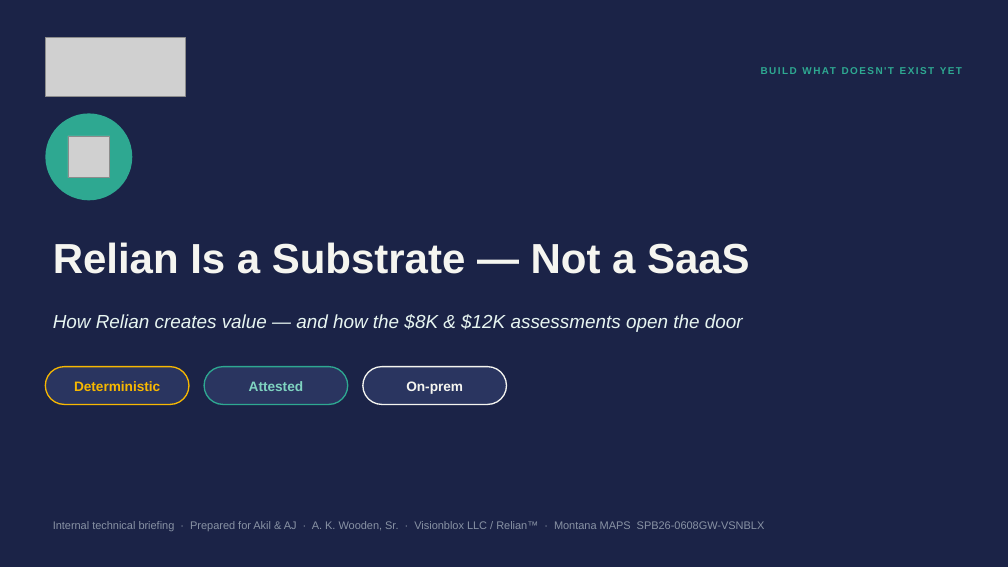
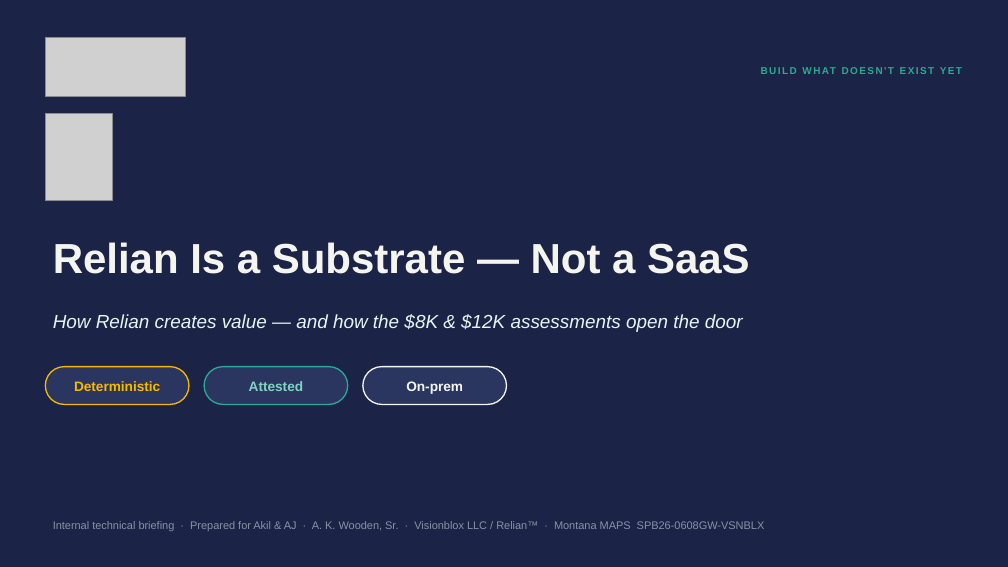
Before and after one commit to khaaliswooden-max/vblx, a slide deck: slide 1 of branded_docs/VBX_Relian_Substrate_Briefing.pptx. Drawn at 1008x567 pixels with LibreOffice and Linux fonts; fonts in the diff are those of the drawing; grey boxes stand for pictures. Boxes give left, top, right and bottom in pixels: in the first picture for what was removed or moved away, otherwise in the second. Text is boxed around its words. In the diff, an @@ line names an element or a change of style, - is before the commit and + after.

```diff
--- a/branded_docs/VBX_Relian_Substrate_Briefing.pptx
+++ b/branded_docs/VBX_Relian_Substrate_Briefing.pptx
@@ ellipse removed at bbox=[45, 113, 132, 200] @@
@@ picture added at bbox=[45, 113, 113, 200] @@
@@ picture removed at bbox=[68, 136, 110, 178] @@
```
Also in this commit, not shown: 12 other files.
